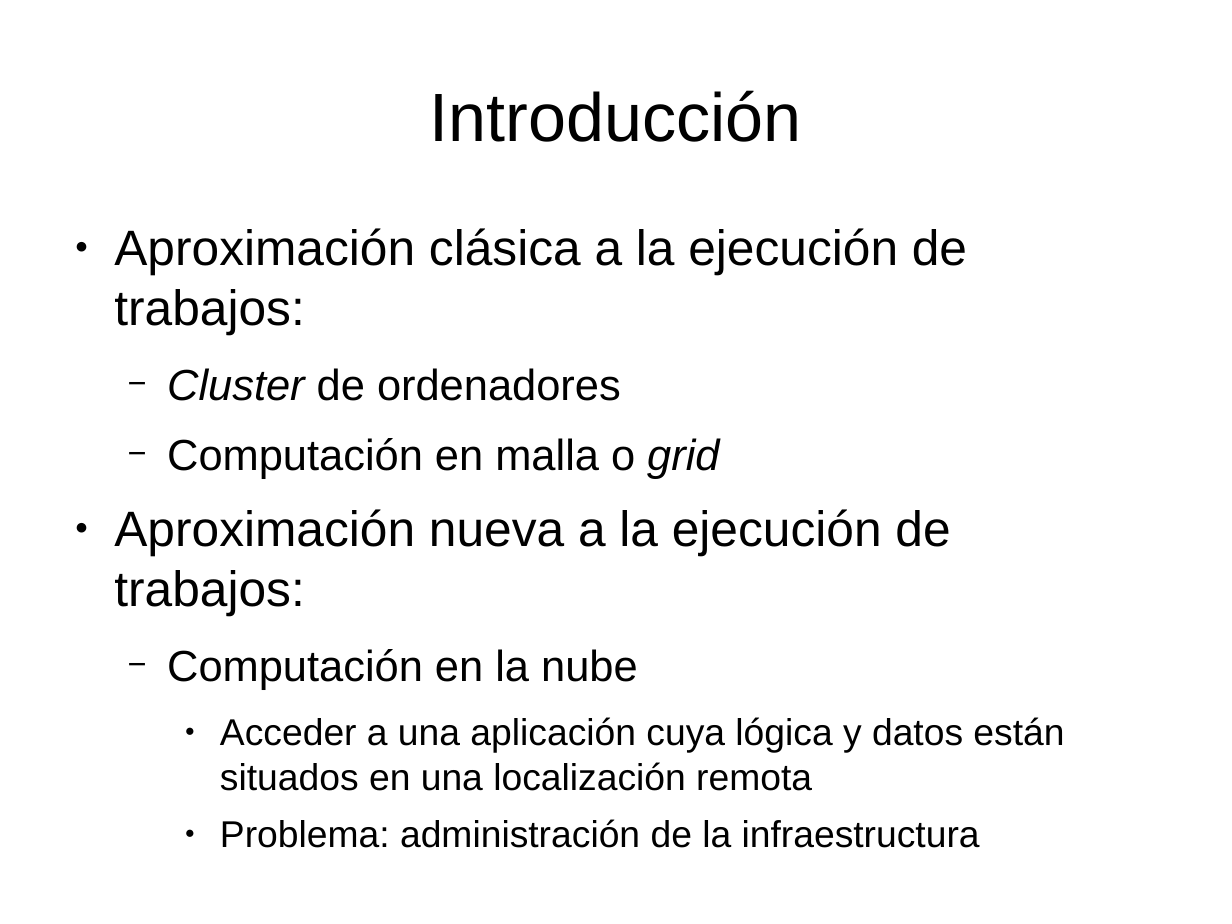
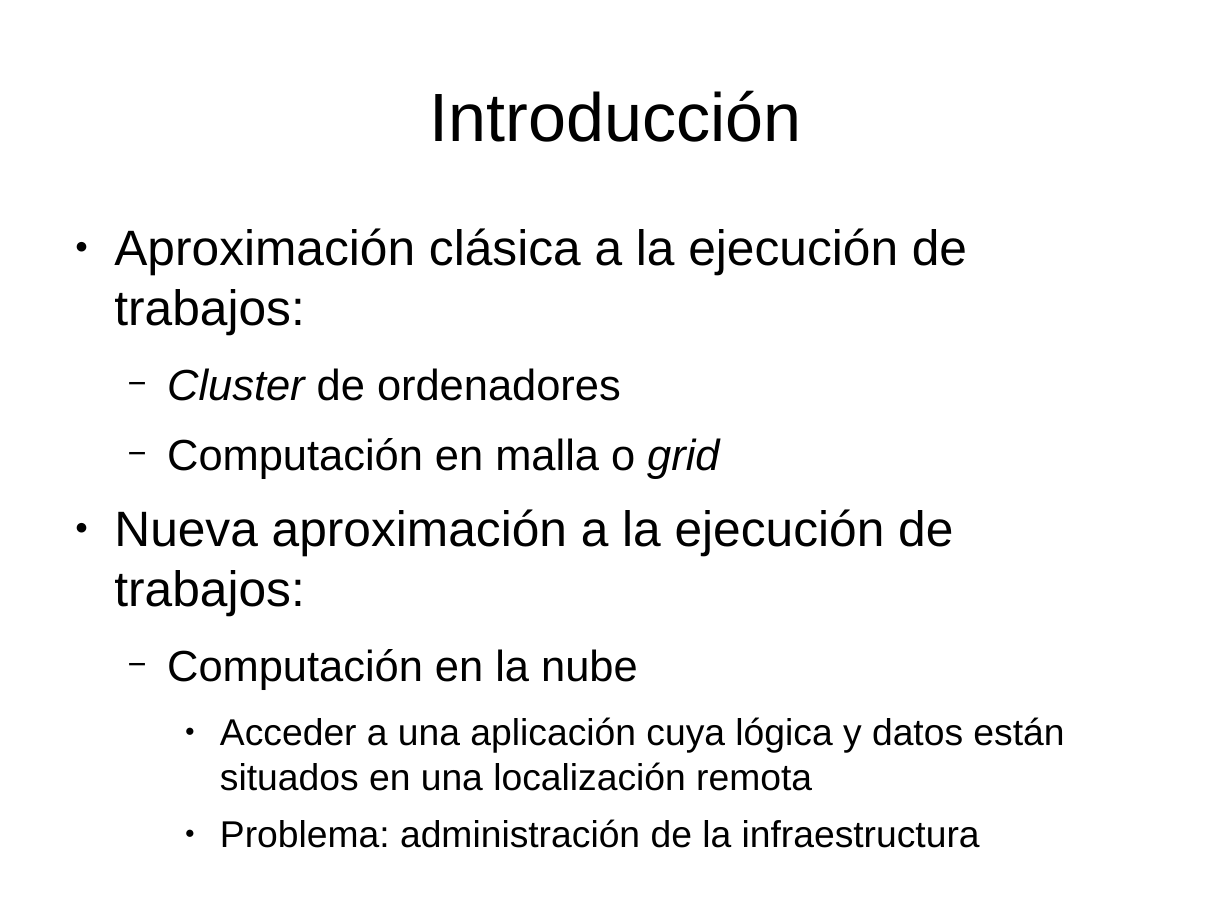
Before and after one commit to dcere/pfc, a slide deck: slide 2 of adm/presentacion/presentacion.odp. Drawn at 1232x924 pixels with LibreOffice and Linux fonts; fonts in the diff are those of the drawing. Boxes give left, top, right and bottom in pixels: in the first picture for what was removed or moved away, otherwise in the second. Text is boxed around its words. In the diff, an @@ line names an element or a change of style, - is before the commit and + after.

```diff
--- a/adm/presentacion/presentacion.odp
+++ b/adm/presentacion/presentacion.odp
@@ text at box(114, 509, 953, 615): text changed @@
-● Aproximación nueva a la ejecución de trabajos:
+● Nueva aproximación a la ejecución de trabajos:
```
Also in this commit, not shown: 3 other slides changed, 3 slides added, 1 other file.
